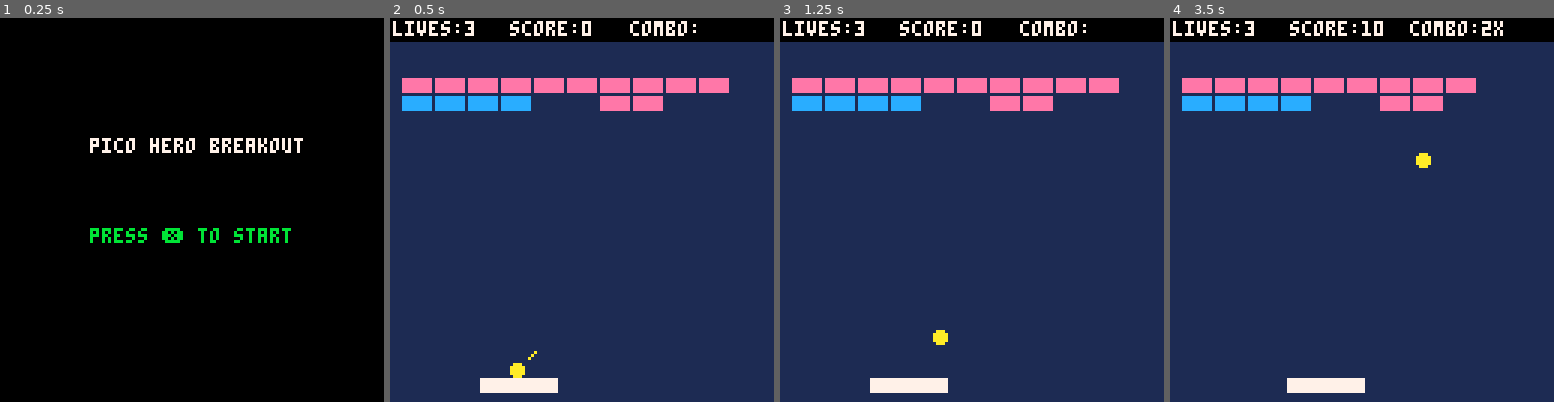
Above: before the commit, frames 1-4 (left to right).
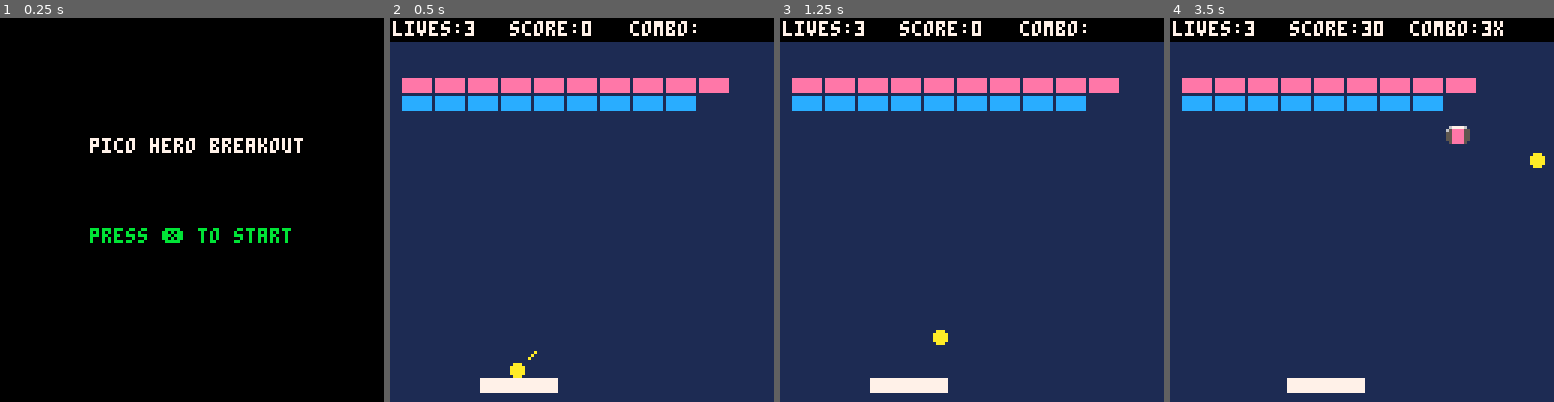
Above: after the commit, the same moments.

Repository: ivanarellano/pico8-doodles
Game: PICO-8 cartridge breakout/breakout.p8
The game is run twice, just before and just after one commit, with the same random seed, the same clock (stepped at 60 frames per second) and the same inputs.
Inputs:
- Up to frame 1 (0.25 s): no input
- Up to frame 2 (0.5 s): tap X (X key) at 0.33 s
- Up to frame 3 (1.25 s): tap X (X key) at 1.07 s
- Up to frame 4 (3.5 s): hold Right 1.6-2.1 s; tap X (X key) at 1.85, 2.97 s; hold Right 2.47-3.03 s; hold Left from 3.08 s (still down)

Frame 1 is identical in both runs. In frame 2, 1.5% of the frame differs, in the area x 37-80%, y 20-25%; in frame 3, 1.5%; in frame 4, 1.8%, in the area x 37-98%, y 0-40%.

Commit message:
Add sprites for power ups

Diff:
--- a/breakout/breakout.p8
+++ b/breakout/breakout.p8
@@ -7,7 +7,7 @@
 	level=""
 	levelnum=1
 	levels={}
-	levels[1]="b9b/p4x2b2"
+	levels[1]="b9b/p9"
 	--levels[1]="////x4b/s9s"
 	--levels[2]="bxhxexixpxbxbxbxbxbxbxbxbxbxbxbxbxbxbxbxbxbxbxbxbxbxbxbx"
 	debug=""
@@ -317,7 +317,13 @@
 	--draw powerups
 	for i=1,#pup_x do
 		if pup_v[i] then
-			spr(1,pup_x[i],pup_y[i])
+			if pup_t[i]==5 then
+				palt(0,false)
+				palt(11,true)
+			else
+				spr(pup_t[i],pup_x[i],pup_y[i])
+				palt()
+			end
 		end
 	end
 
@@ -501,12 +507,14 @@
 	for i=1,#pup_x do
 		if pup_v[i] then
 			pup_y[i]+=.5
+			--check coll for powerup
 			if pup_y[i]>127 then
 				pup_v[i]=false
 			end
 			if box_box(pup_x[i],pup_y[i],8,6,pad_x,pad_y,pad_w,pad_h) then
 				pup_v[i]=false
 				--todo:apply powerup
+				sfx(1)
 			end
 		end
 	end
@@ -553,7 +561,7 @@
 			combo_mult+=1
 			combo_mult=mid(1,combo_mult,6)
 		end
-		spawnpill(brick_x[i],brick_y[i],"s")
+		spawnpowerup(brick_x[i],brick_y[i])
 	elseif brick=="s" then
 		sfx(1+combo_mult)
 		brick_t[i]="zz"
@@ -565,11 +573,11 @@
 	end
 end
 
-function spawnpill(x,y,t)
+function spawnpowerup(x,y,t)
 	pup_x[#pup_x+1]=x
 	pup_y[#pup_x]=y
 	pup_v[#pup_x]=true
-	pup_t[#pup_x]=t
+	pup_t[#pup_x]=flr(rnd(7))+1
 end
 
 function checkexplosions()
@@ -610,15 +618,15 @@
 
 
 
-__map__
-0000000000000000000000000000000100000000000000000000000000000000000000000000000000000000000000000000000000000000000000000000000000000000000000000000000000000000000000000000000000000000000000000000000000000000000000000000000000000000000000000000000000000000
-…(10 lines of a section not shown)…
+…(12 lines of a section not shown)…
Not shown, changed: 18 lines of the sprite sheet (__gfx__) section of breakout/breakout.p8
